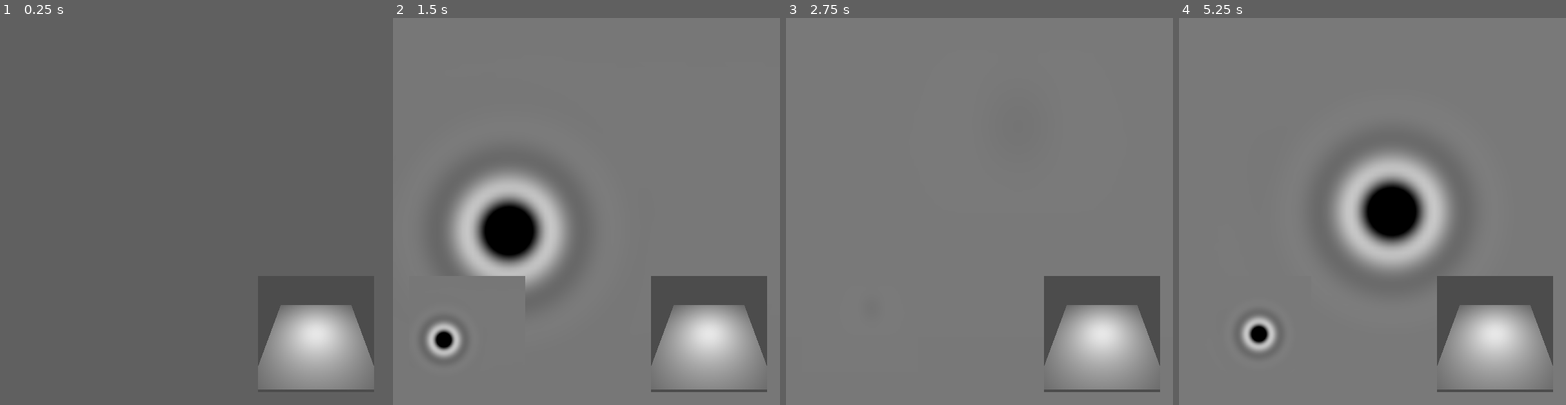
Above: before the commit, frames 1-4 (left to right).
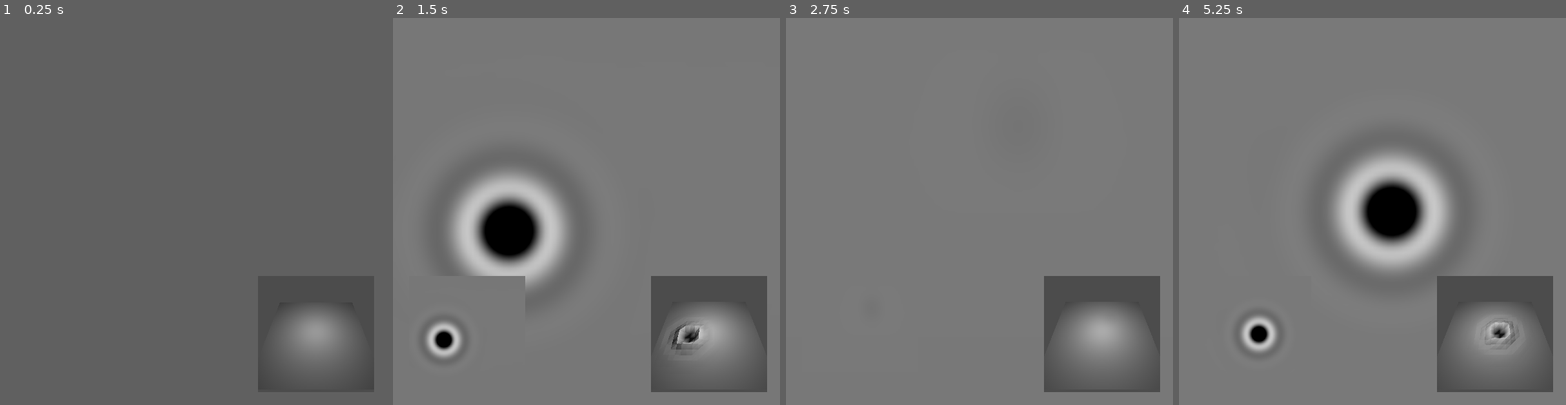
Above: after the commit, the same moments.

Repository: notapixelstudio/simulation-shader
Game: Godot game, scene res://Main.tscn
The game is run twice, just before and just after one commit, with the same random seed, the same clock (stepped at 60 frames per second) and the same inputs.
Inputs (mouse positions are in pixels of both pictures, inside the frame that each line leads up to):
- Up to frame 1 (0.25 s): no input
- Up to frame 2 (1.5 s): tap Enter at 0.5 s; move the mouse to (671, 192) at 0.52 s; click (671, 192) at 0.67 s; move the mouse to (509, 230) at 1.27 s; click (509, 230) at 1.42 s
- Up to frame 3 (2.75 s): move the mouse to (1018, 126) at 2.02 s; click (1018, 126) at 2.17 s
- Up to frame 4 (5.25 s): move the mouse to (1353, 288) at 2.77 s; click (1353, 288) at 2.92 s; move the mouse to (1488, 269) at 3.52 s; click (1488, 269) at 3.67 s; move the mouse to (1256, 153) at 4.27 s; click (1256, 153) at 4.42 s; move the mouse to (1391, 211) at 5.02 s; click (1391, 211) at 5.17 s

The runs differ from the first frame. In frame 1, 5.6% of the frame differs, in the area x 66-97%, y 74-96%; in frame 2, 5.6%; in frame 3, 5.6%; in frame 4, 5.6%.

Commit message:
simulation output used in 3d heightmap

Diff:
--- a/Main.gd
+++ b/Main.gd
@@ -12,12 +12,11 @@
 	# render the simulation both in the TextureRect and the Sprite
 	$TextureRect.texture = $Simulation.get_texture()
 	$Sprite.texture = $Simulation.get_texture()
+	$ThreeDView.set_heightmap($Simulation.get_texture())
 
 func _process(delta):
 	# tell the mouse coordinates to the simulation shader
 	$Simulation.set_shader_param("explosion_center", get_local_mouse_position())
-
-	$ThreeDView.set_heightmap($Simulation.get_texture())
 
 func _input(event):
 	# set or reset the `explosion` parameter of the simulation shader according
--- a/ThreeDView.gd
+++ b/ThreeDView.gd
@@ -8,5 +8,5 @@
 
 	camera.look_at(terrain.translation, Vector3(0, 1, 0))
 
-func set_heightmap(texture: ImageTexture) -> void:
+func set_heightmap(texture: Texture) -> void:
 	terrain.get_surface_material(0).set_shader_param('heightmap', texture)
--- a/ThreeDView.tscn
+++ b/ThreeDView.tscn
@@ -10,6 +10,7 @@
 
 [sub_resource type="ShaderMaterial" id=3]
 shader = ExtResource( 2 )
+shader_param/exaggeration = 4.0
 
 [sub_resource type="Environment" id=4]
 
--- a/height.gdshader
+++ b/height.gdshader
@@ -1,16 +1,15 @@
 shader_type spatial;
 
 uniform sampler2D heightmap;
+uniform float exaggeration = 4.0;
 
-/*
 void vertex() {
 	float h = texture(heightmap, UV).g;
-	VERTEX = vec3(VERTEX.x, h, VERTEX.z);
+	VERTEX = vec3(VERTEX.x, h*exaggeration, VERTEX.z);
 	COLOR.rgb = vec3(h);
-}*/
+}
 
 void fragment() {
-	//NORMAL = normalize(cross(dFdx(VERTEX), dFdy(VERTEX)));
-	//ALBEDO = vec3(COLOR.r);
-	ALBEDO = vec3(texture(heightmap, UV).r);
+	NORMAL = normalize(cross(dFdx(VERTEX), dFdy(VERTEX)));
+	ALBEDO = vec3(COLOR.r);
 }
--- a/project.godot
+++ b/project.godot
@@ -17,8 +17,9 @@
 [display]
 
 window/size/width=600
-window/size/resizable=false
 window/dpi/allow_hidpi=true
+window/stretch/mode="2d"
+window/stretch/aspect="keep"
 
 [physics]
 
